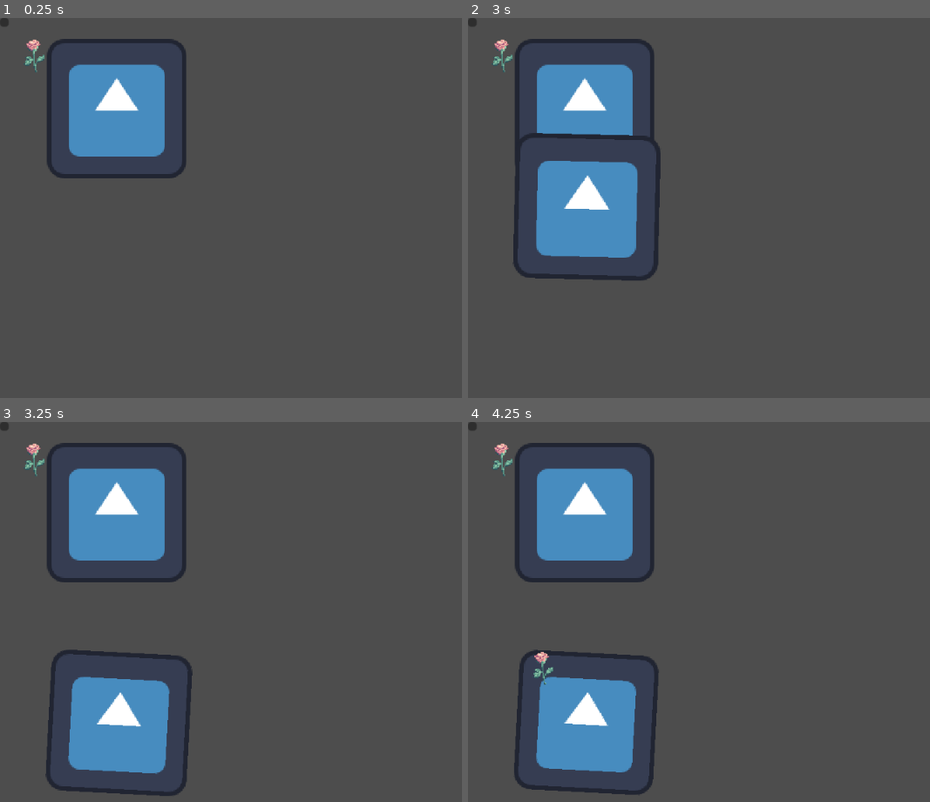
Above: before the commit, frames 1-4 (two rows, left to right).
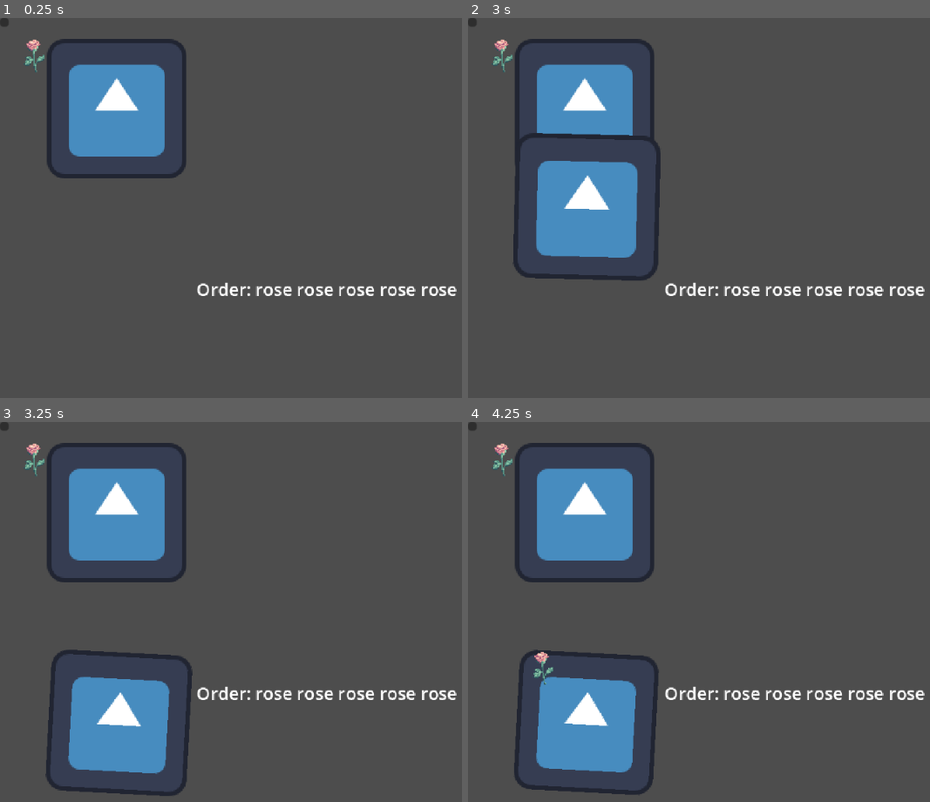
Above: after the commit, the same moments.

Repository: GoodGuyNoone/comfy-jam-spring-2026
Game: Godot game, scene res://scenes/main.tscn
Same seed, same stepped clock (60 frames per second), same inputs: the game is played once before the commit and once after it. The engine's default icon, where the game draws it, is replaced by a stand-in: a white triangle on a blue panel in a dark square.
Inputs (mouse positions are in pixels of both pictures, inside the frame that each line leads up to):
- Up to frame 1 (0.25 s): no input
- Up to frame 2 (3 s): click (472, 21) at 0.5 s; click (472, 21) at 1.25 s; click (472, 21) at 2 s; tap Enter at 2.75 s; move the mouse to (523, 56) at 2.77 s; click (523, 56) at 2.92 s
- Up to frame 3 (3.25 s): no input
- Up to frame 4 (4.25 s): move the mouse to (504, 460) at 3.52 s; click (504, 460) at 3.67 s

The runs differ from the first frame. In frame 1, 0.8% of the frame differs, in the area x 42-99%, y 69-74%; in frame 2, 0.8%; in frame 3, 0.8%; in frame 4, 0.8%.

Commit message:
added random order generator

Diff:
--- a/scenes/main.tscn
+++ b/scenes/main.tscn
@@ -29,7 +29,6 @@
 
 [node name="Marker2D" type="Marker2D" parent="Vase/Slots" unique_id=1141565000]
 position = Vector2(56, 241)
-skew = -0.7958701
 
 [node name="Marker2D2" type="Marker2D" parent="Vase/Slots" unique_id=1818269150]
 position = Vector2(70, 241)
@@ -63,3 +62,9 @@
 flower_scene = ExtResource("1_rarhs")
 
 [node name="MovingFlowers" type="Node2D" parent="." unique_id=1842306925]
+
+[node name="TestLabel" type="Label" parent="." unique_id=1315127865]
+offset_left = 180.0
+offset_top = 237.0
+offset_right = 220.0
+offset_bottom = 260.0
--- a/scripts/GameManager.gd
+++ b/scripts/GameManager.gd
@@ -1,15 +1,30 @@
 extends Node
 
 @export var flower_scene: PackedScene
+@export var available_flowers: Array[StringName] = [
+	"rose",
+	"tulip",
+	# "lily",
+]
 
 @onready var flower_stand: Node2D = $'../FlowerStand'
 @onready var vase = $'../Vase'
 @onready var moving_flowers = $'../MovingFlowers'
+@onready var test_label: Label = $'../TestLabel'
 
 var is_animating: bool = false
+var current_order: Array[StringName] = []
 
 func _ready() -> void:
+	randomize()
+	start_round()
 	flower_stand.flower_selected.connect(_on_flower_selected)
+
+func start_round():
+	current_order = generate_order(5)
+	print("New order:", current_order)
+	vase.clear_vase()
+	update_receipt_ui()
 
 func _on_flower_selected(flower_id: String, flower_texture: Texture2D, start_global_position: Vector2) -> void:
 	if is_animating:
@@ -40,3 +55,20 @@
 
 	vase.finalize_flower(flower_instance, flower_id)
 	is_animating = false
+
+func generate_order(count: int = 5) -> Array[StringName]:
+	var order: Array[StringName] = []
+
+	for i in range(count):
+		var random_index = randi() % available_flowers.size()
+		order.append(available_flowers[random_index])
+
+	return order
+
+func update_receipt_ui():
+	var text := "Order: "
+
+	for flower in current_order:
+		text += flower + " "
+
+	test_label.text = text
